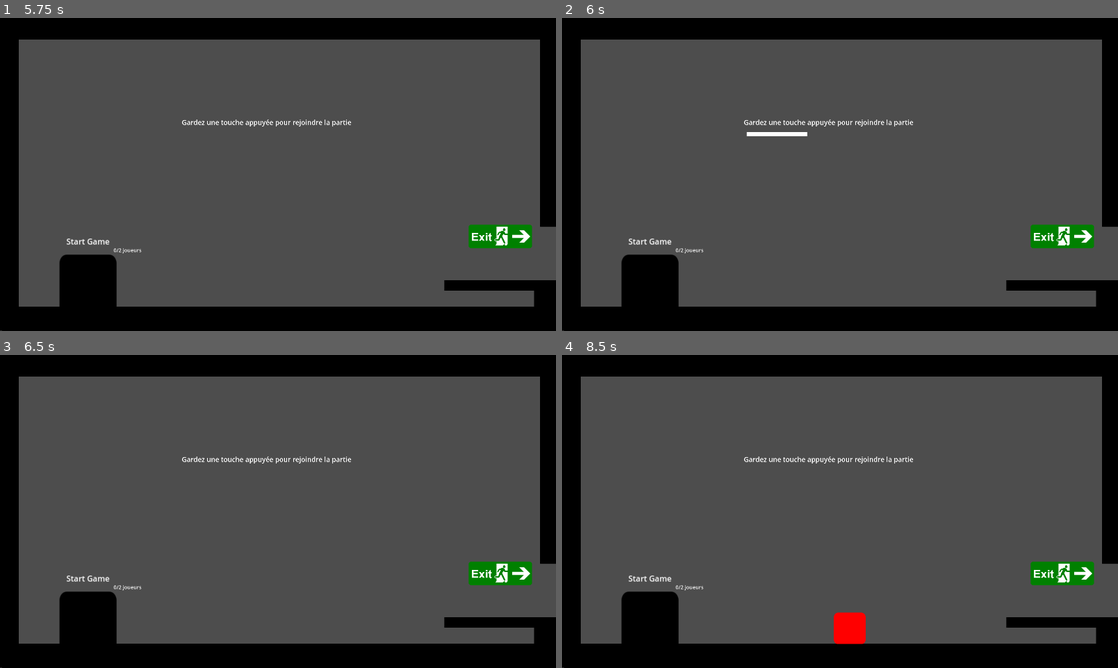
Above: before the commit, frames 1-4 (two rows, left to right).
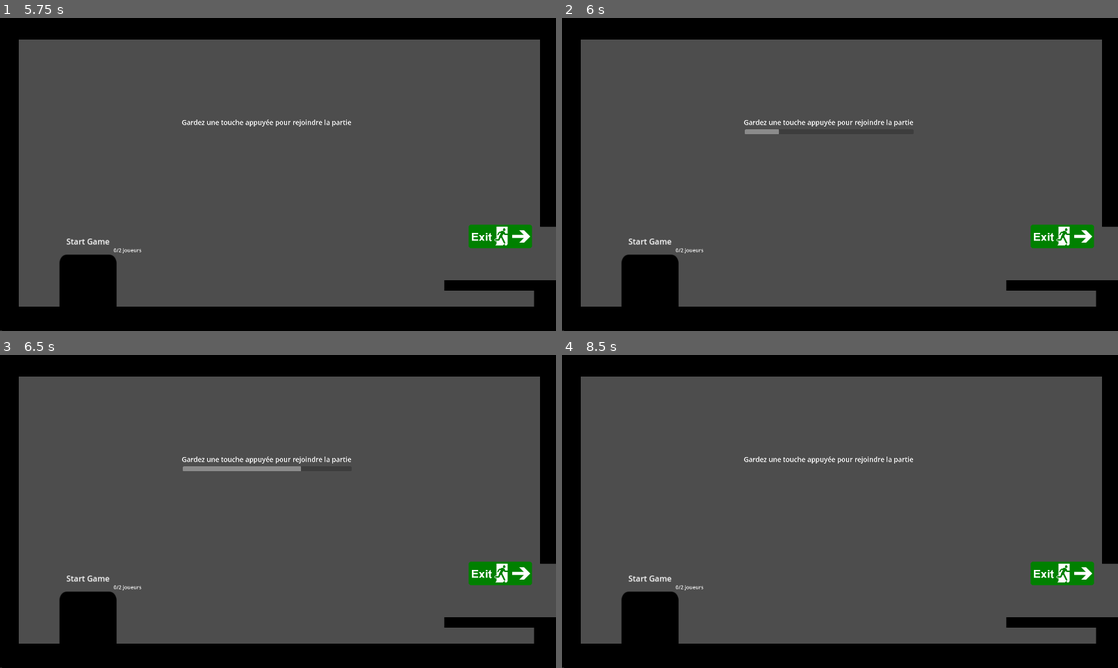
Above: after the commit, the same moments.

Repository: PlaySorbonne/projet-pixel
Game: Godot game, scene res://scenes/Menus/MenuPersistent.tscn
Same seed, same stepped clock (60 frames per second), same inputs: the game is played once before the commit and once after it. The engine's default icon, where the game draws it, is replaced by a stand-in: a white triangle on a blue panel in a dark square.
Inputs:
- Up to frame 1 (5.75 s): click "Start" at 0.5 s; tap Enter (attack) at 1.25, 2.75, 4.25 s; hold Enter (attack) 1.28-2.03 s; hold D (right) 1.28-2.78 s; tap Space (jump) at 1.52, 2, 2.27, 3.5, 3.77, 4.52, 5, 5.27 s; tap Shift (special) at 2.1, 3.6, 5.1 s; hold A (left) 2.78-3.53 s; hold Enter (attack) 2.78-3.53 s; hold D (right) 3.53-5.03 s; hold Enter (attack) 4.28-5.03 s; hold A (left) from 5.03 s (still down)
- Up to frame 2 (6 s): release A (left) at 5.78 s; hold D (right) from 5.78 s (still down); hold Enter (attack) from 5.78 s (still down)
- Up to frame 3 (6.5 s): keep holding D (right); keep holding Enter (attack)
- Up to frame 4 (8.5 s): release D (right) at 6.53 s; release Enter (attack) at 6.53 s; hold A (left) 6.53-8.03 s; tap Shift (special) at 6.6, 8.1 s; tap Space (jump) at 6.77, 7.52, 8.27 s; hold Enter (attack) 7.28-8.03 s; hold D (right) from 8.03 s (still down)

Frame 1 is identical in both runs. In frame 2, 0.2% of the frame differs, in the area x 32-45%, y 35-38%; in frame 3, 0.3%; in frame 4, 0.6%, in the area x 48-55%, y 82-93%.

Commit message:
lobby fix: multiple players can join at the same time
Co-Authored-By: Pablo <21319188+Yopaman@users.noreply.github.com>

Diff:
--- a/scenes/World/Lobby/Lobby.tscn
+++ b/scenes/World/Lobby/Lobby.tscn
@@ -113,6 +113,11 @@
 position = Vector2(1064, -456)
 shape = SubResource("RectangleShape2D_x6vcs")
 
+[node name="VBoxContainer" type="VBoxContainer" parent="."]
+offset_top = 51.0
+offset_right = 1021.0
+offset_bottom = 624.0
+
 [connection signal="PlayerExited" from="." to="StartGameBox" method="_on_player_exited"]
 [connection signal="PlayerJoined" from="." to="StartGameBox" method="_on_player_joined"]
 [connection signal="body_entered" from="StartGameBox" to="." method="_on_start_game_box_body_entered"]
--- a/scenes/World/Lobby/lobbyUI/player_joining_ui.tscn
+++ b/scenes/World/Lobby/lobbyUI/player_joining_ui.tscn
@@ -3,8 +3,11 @@
 [ext_resource type="Script" path="res://scripts/player_joining_ui.gd" id="1_qo8xo"]
 
 [node name="PlayerJoiningUI" type="ProgressBar"]
+custom_minimum_size = Vector2(0, 30)
 offset_right = 355.0
 offset_bottom = 27.0
+max_value = 1.0
+show_percentage = false
 script = ExtResource("1_qo8xo")
 
 [node name="Timer" type="Timer" parent="."]
--- a/scripts/lobby.gd
+++ b/scripts/lobby.gd
@@ -3,6 +3,8 @@
 signal StartGame
 signal PlayerJoined
 signal PlayerExited
+
+const JOINING_UI = preload("res://scenes/World/Lobby/lobbyUI/player_joining_ui.tscn")
 
 @export var default_player: PackedScene
 
@@ -16,6 +18,9 @@
 var ready_players_count: int = 0
 
 
+var joining_keyboards : Array = []
+var joining_controllers : Array = []
+
 func _ready():
 	GameInfos.world = self
 
@@ -25,27 +30,45 @@
 	else:
 		$LoadingBar.scale.x = 0
 
+func add_joining_ui(player_device : int, is_keyboard : bool):
+	if is_keyboard:
+		joining_keyboards.append(player_device)
+	else:
+		joining_controllers.append(player_device)
+	var ui_object = JOINING_UI.instantiate()
+	ui_object.player_device = player_device
+	ui_object.is_keyboard = is_keyboard
+	ui_object.player_cancelled.connect(player_join_cancelled)
+	ui_object.player_joined.connect(player_join_confirmed)
+	$VBoxContainer.add_child(ui_object)
+
+func player_join_cancelled(player_device: int, is_keyboard : bool):
+	remove_joinin_player(player_device, is_keyboard)
+
+func player_join_confirmed(player_device : int, is_keyboard : bool):
+	remove_joinin_player(player_device, is_keyboard)
+	var device_type : int
+	if is_keyboard:
+		device_type = 0
+	else:
+		device_type = 1
+	add_player(player_device, device_type)
+
+func remove_joinin_player(player_device : int, is_keyboard : bool):
+	if is_keyboard:
+		joining_keyboards.erase(player_device)
+	else:
+		joining_controllers.erase(player_device)
+
 func _input(event):
 	if event is InputEventKey:
-		if event.device not in keyboards:
-			if event.is_pressed() and not player_joining:
-				player_joining = true
-				current_device = event.device
-				current_device_type = 0
-				$PressKeyTimer.start()
-			if event.is_released():
-				player_joining = false
-				$PressKeyTimer.stop()
-	if event is InputEventJoypadButton:
+		if event.device not in keyboards and event.device not in joining_keyboards:
+			if event.is_pressed():
+				add_joining_ui(event.device, true)
+	elif event is InputEventJoypadButton:
 		if event.device not in controllers:
-			if event.is_pressed() and not player_joining:
-				player_joining = true
-				current_device = event.device
-				current_device_type = 1
-				$PressKeyTimer.start()
-			if event.is_released():
-				player_joining = false
-				$PressKeyTimer.stop()
+			if event.is_pressed():
+				add_joining_ui(event.device, false)
 
 func add_player(device: int, device_type: int):
 	if device_type == 0:
--- a/scripts/player_joining_ui.gd
+++ b/scripts/player_joining_ui.gd
@@ -5,9 +5,12 @@
 
 var is_keyboard := true
 var player_device = -1
+var tween : Tween
 
-static var keyboard_devices : Dictionary = {}
-static var controller_devices : Dictionary = {}
+func _ready():
+	$Timer.start()
+	tween = create_tween().set_ease(Tween.EASE_OUT)
+	tween.tween_property(self, "value", 1.0, $Timer.wait_time)
 
 func _input(event):
 	if not ((event is InputEventKey and is_keyboard) or (event is InputEventJoypadButton and not is_keyboard)):
@@ -21,12 +24,14 @@
 	confirm_join()
 
 func cancel_join():
+	if tween.is_valid():
+		tween.stop()
 	$Timer.stop()
-	emit_signal("player_cancelled")
+	emit_signal("player_cancelled", player_device, is_keyboard)
 	await get_tree().create_timer(0.01).timeout
 	queue_free()
 
 func confirm_join():
-	emit_signal("player_joined")
+	emit_signal("player_joined", player_device, is_keyboard)
 	await get_tree().create_timer(0.01).timeout
 	queue_free()
